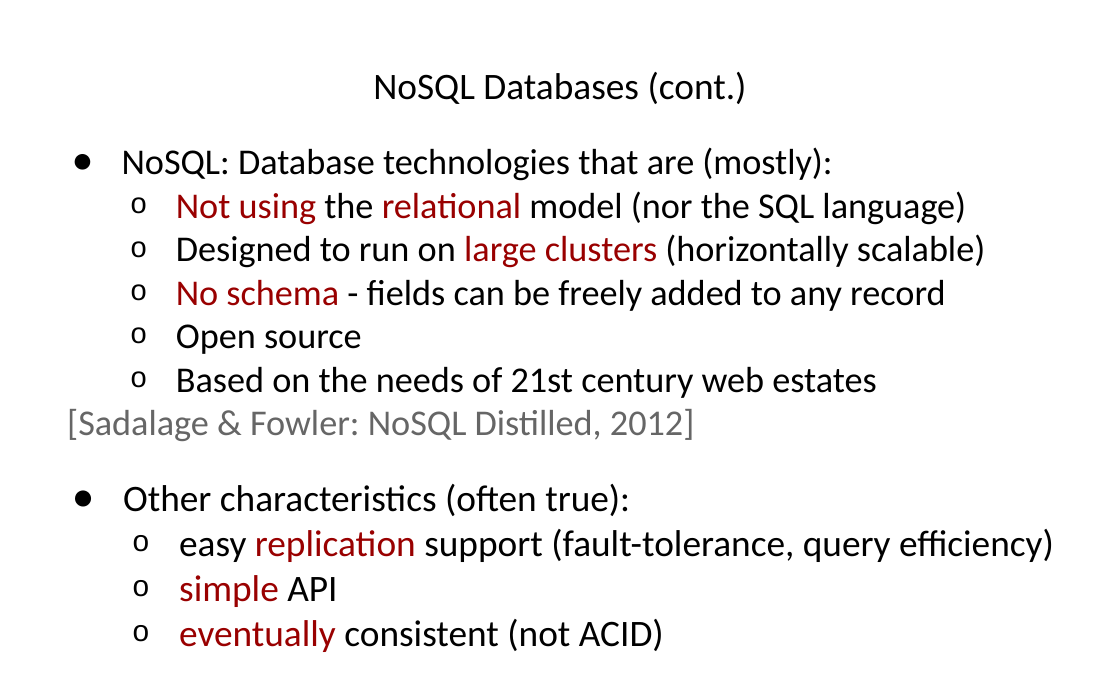
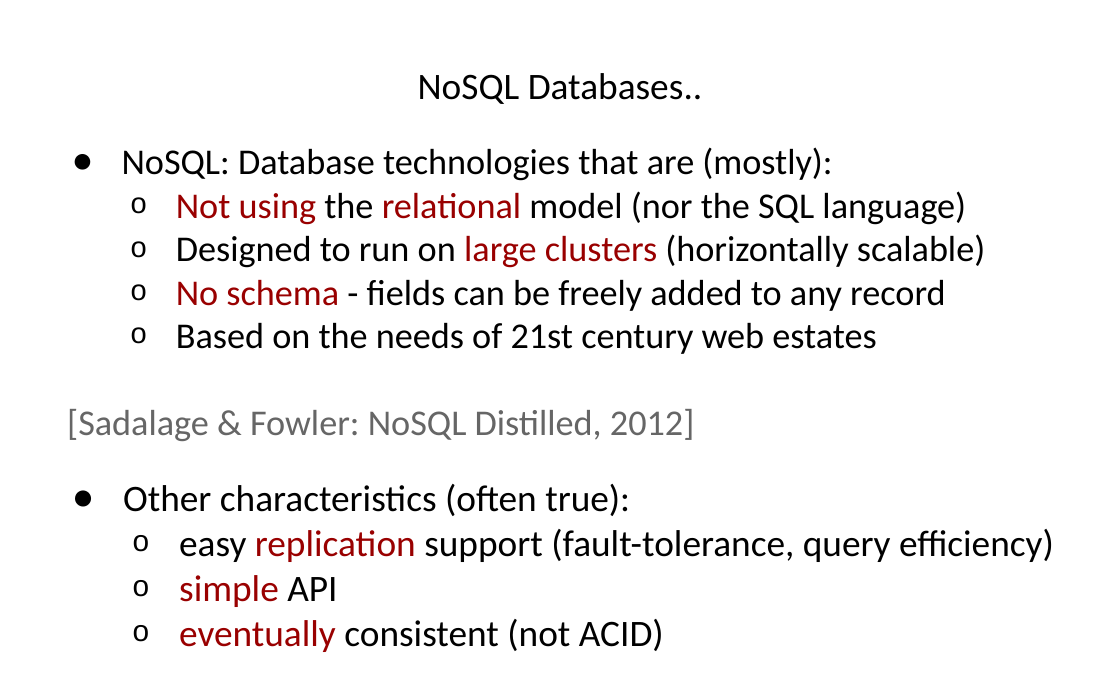
Before and after one commit to hogeschool/INFDEV026B, a slide deck: slide 6 of 2018-2019/build/Lecture 5.pptx. Drawn at 1120x700 pixels with LibreOffice and Linux fonts; fonts in the diff are those of the drawing. Boxes give left, top, right and bottom in pixels: in the first picture for what was removed or moved away, otherwise in the second. Text is boxed around its words. In the diff, an @@ line names an element or a change of style, - is before the commit and + after.

```diff
--- a/2018-2019/build/Lecture 5.pptx
+++ b/2018-2019/build/Lecture 5.pptx
@@ title at box(418, 73, 703, 104): text changed @@
-NoSQL Databases (cont.)
+NoSQL Databases..
@@ text at box(176, 324, 362, 354): paragraph removed @@
-  o Open source
```
Also in this commit, not shown: 24 other slides changed, 3 slides added, 1 slide removed.
